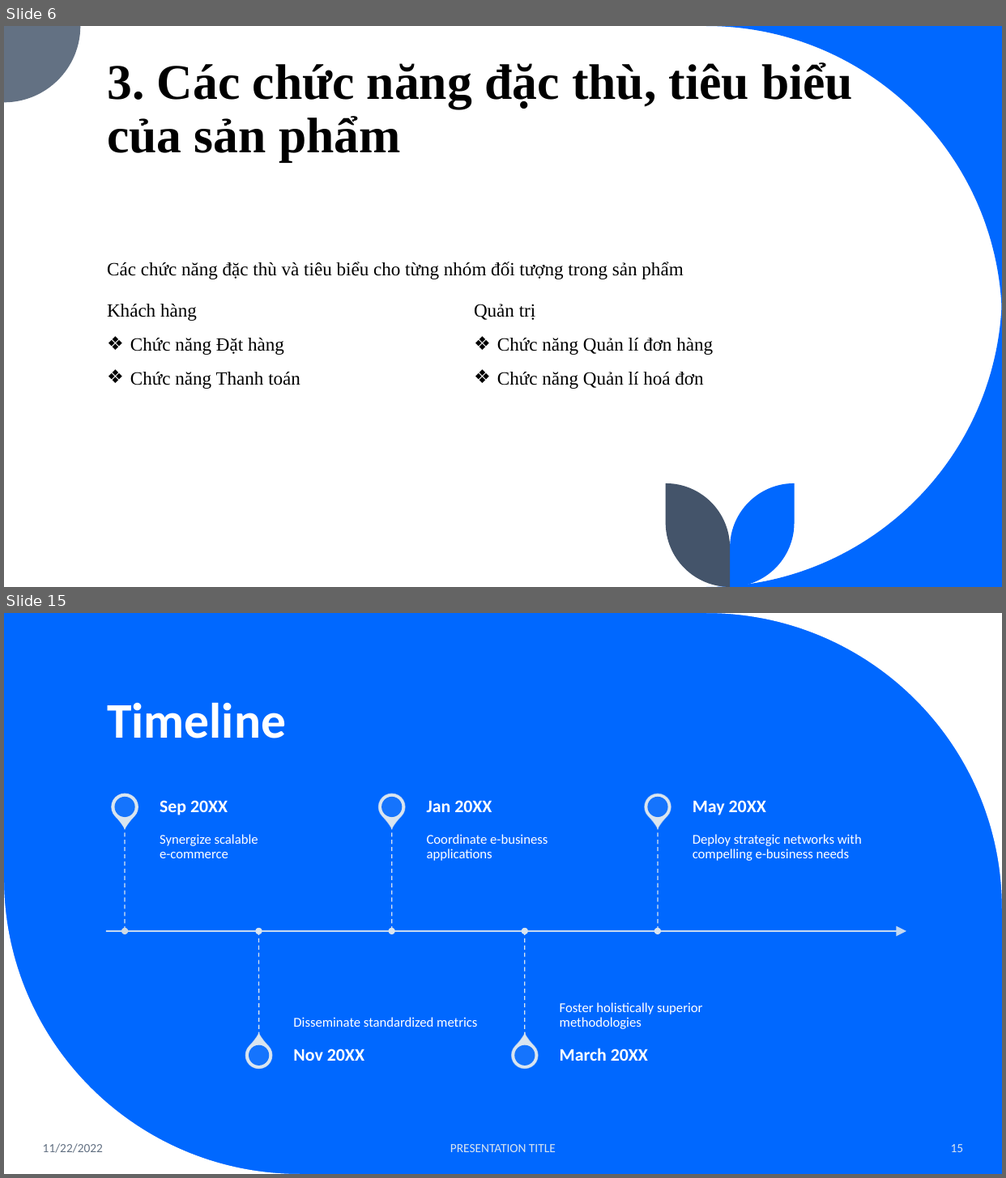
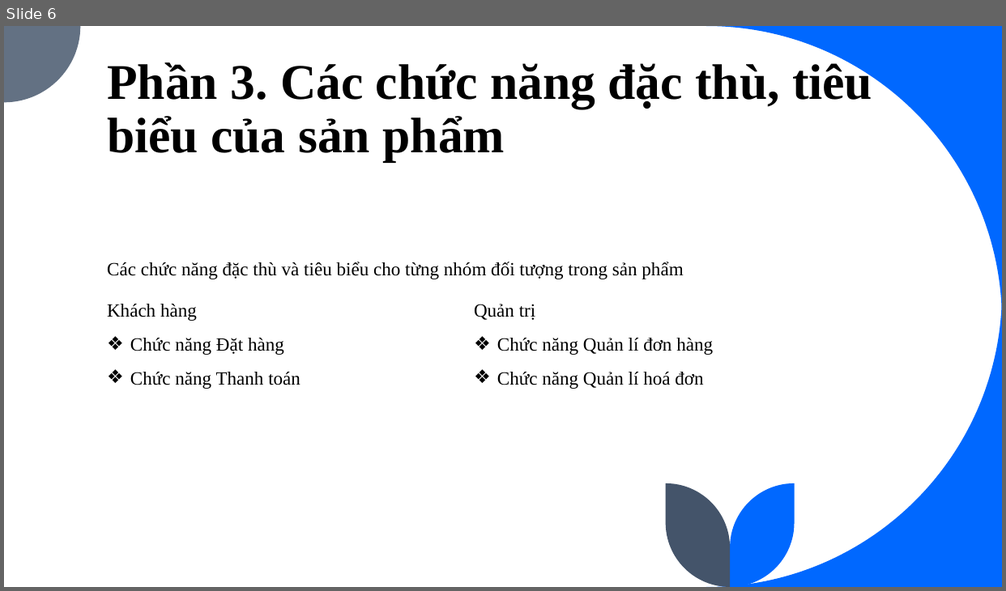
Before and after one commit to EdgarIgnite16/SGU-Course, a slide deck: Nam3_HK1/CNPM_SoftTech/N6_ECommerce_Fashion247.pptx. Shown one above the other, each under a label of ours: slides 6 and 15 before the commit, slide 6 after it; the slides between them are not shown. The pictures are 1006x1178 and 1006x591 pixels, drawn with LibreOffice and Linux fonts; fonts in the diff are those of the drawing. Boxes give left, top, right and bottom in pixels: in the first picture for what was removed or moved away, otherwise in the second. Text is boxed around its words. In the diff, an @@ line names an element or a change of style, - is before the commit and + after.

```diff
--- a/Nam3_HK1/CNPM_SoftTech/N6_ECommerce_Fashion247.pptx
+++ b/Nam3_HK1/CNPM_SoftTech/N6_ECommerce_Fashion247.pptx
@@ slide 15 removed at (x1=4, y1=613, x2=1002, y2=1174), background #0068FF @@
@@ freeform shape removed at (x1=706, y1=613, x2=1002, y2=909) @@
@@ title removed at (x1=107, y1=702, x2=286, y2=739) @@
-Timeline
@@ freeform shape removed at (x1=4, y1=879, x2=300, y2=1174) @@
@@ group removed at (x1=106, y1=789, x2=907, y2=1075): 10 ellipses, 10 texts, 5 teardrops, 5 lines, 1 arrow @@
-Synergize scalable
-e-commerce
-Sep 20XX
-Disseminate standardized metrics
-Nov 20XX
-Coordinate e-business applications
-Jan 20XX
-Foster holistically superior methodologies
-March 20XX
-Deploy strategic networks with compelling e-business needs
-May 20XX
@@ text removed at (x1=43, y1=1144, x2=103, y2=1153) @@
-11/22/2022
@@ text removed at (x1=450, y1=1144, x2=556, y2=1152) @@
-PRESENTATION TITLE
@@ page number removed at (x1=951, y1=1144, x2=964, y2=1152) @@
-15
@@ slide 6 changed as well @@
@@ title at (x1=107, y1=60, x2=872, y2=162): text changed @@
-3. Các chức năng đặc thù, tiêu biểu của sản phẩm
+Phần 3. Các chức năng đặc thù, tiêu biểu của sản phẩm
```
Also in this commit, not shown: 4 other slides changed, 14 slides added, 12 other slides removed, 3 other files.
